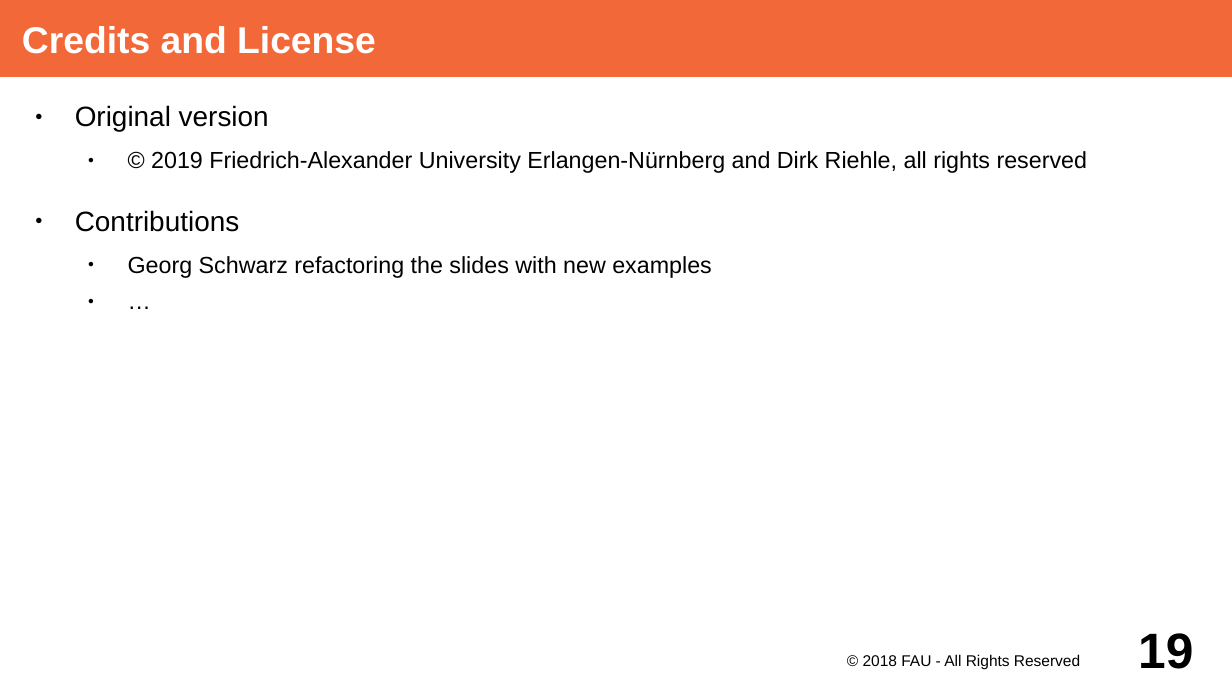
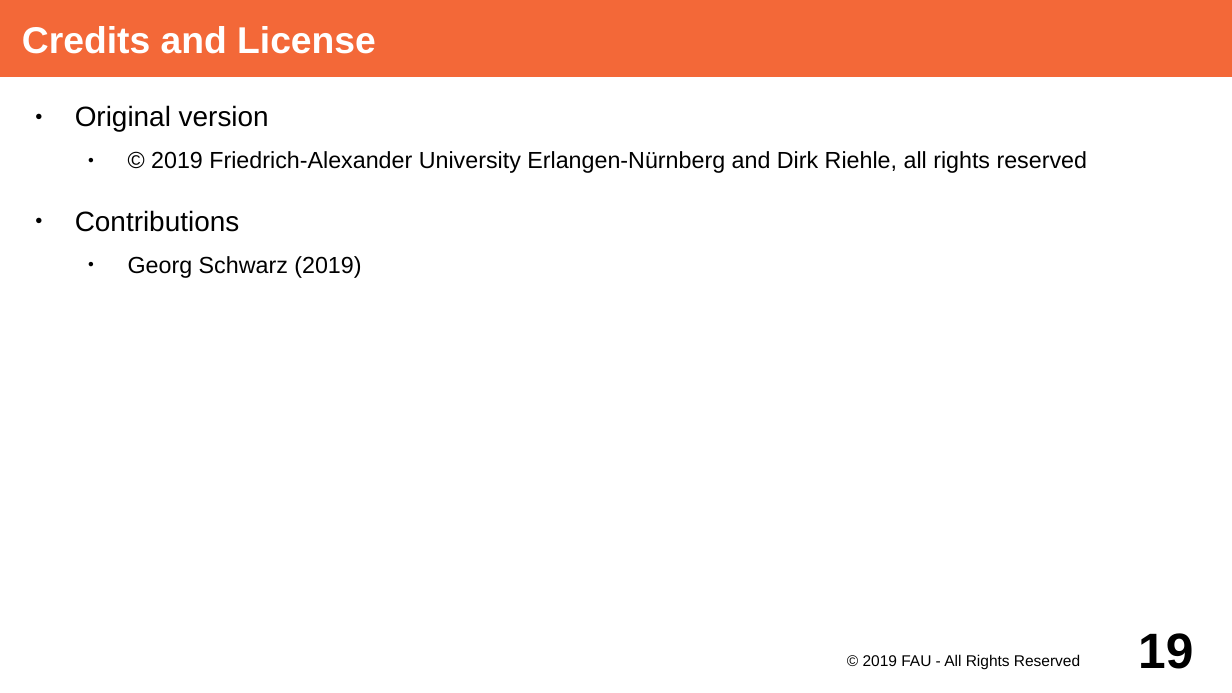
Before and after one commit to dirkriehle/adap-course, a slide deck: slide 19 of Lecture Slides/ADAP Y02- Unit Testing with JUnit.odp. Drawn at 1232x693 pixels with LibreOffice and Linux fonts; fonts in the diff are those of the drawing. Boxes give left, top, right and bottom in pixels: in the first picture for what was removed or moved away, otherwise in the second. Text is boxed around its words. In the diff, an @@ line names an element or a change of style, - is before the commit and + after.

```diff
--- a/Lecture Slides/ADAP Y02- Unit Testing with JUnit.odp
+++ b/Lecture Slides/ADAP Y02- Unit Testing with JUnit.odp
@@ text at box(128, 256, 361, 278): text changed @@
-  ● Georg Schwarz refactoring the slides with new examples
-  ● …
+  ● Georg Schwarz (2019)
@@ text at box(863, 654, 1080, 670): text changed @@
-© 2018 FAU - All Rights Reserved
+© 2019 FAU - All Rights Reserved
```
Also in this commit, not shown: 17 other slides changed, 1 other file.
